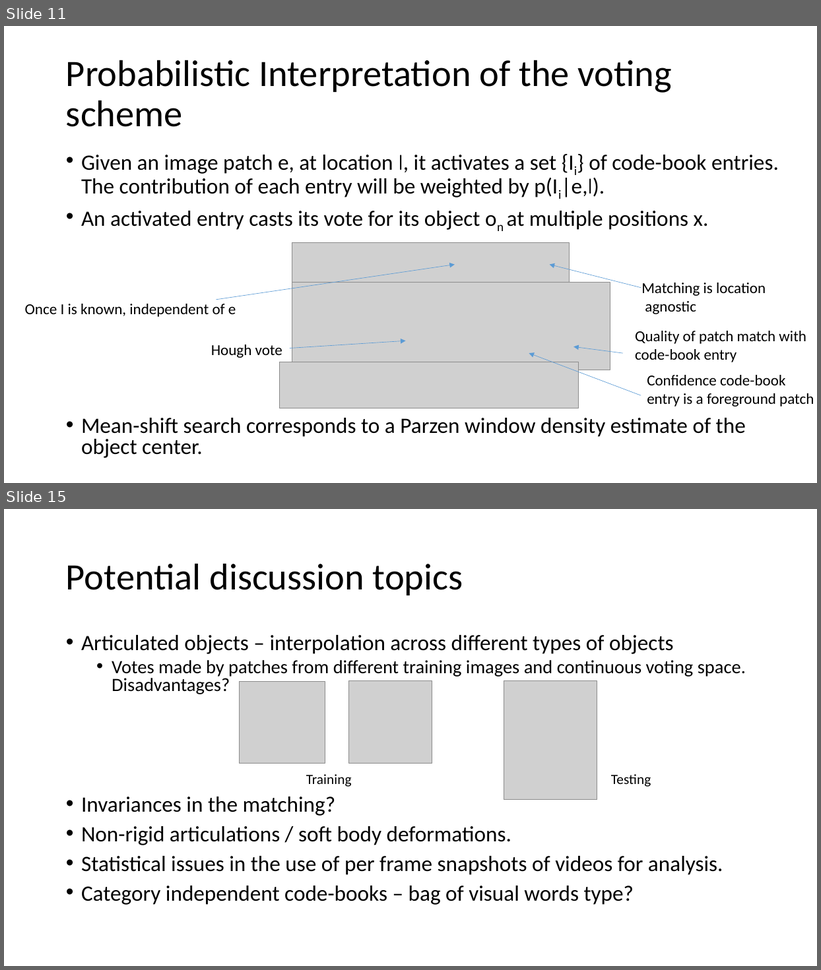
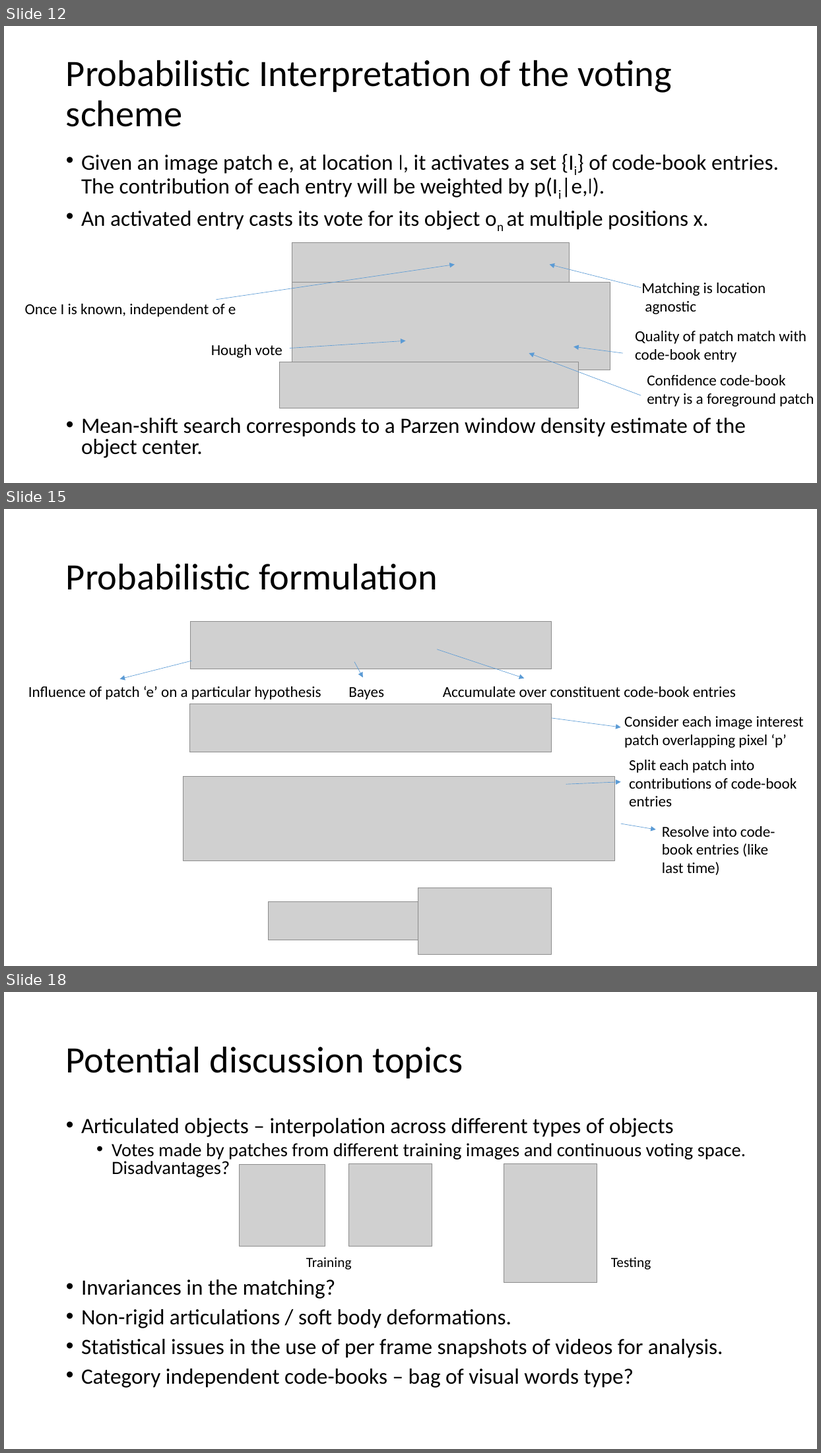
Before and after one commit to indivisibleatom/lectureNotes, a slide deck: sources/Leibe_Categorize_Segment.pptx. Shown one above the other, each under a label of ours: slides 11 and 15 before the commit, slides 12, 15 and 18 after it; the slides between them are not shown. The pictures are 821x970 and 821x1453 pixels, drawn with LibreOffice and Linux fonts; fonts in the diff are those of the drawing; grey boxes stand for pictures. Boxes give left, top, right and bottom in pixels: in the first picture for what was removed or moved away, otherwise in the second. Text is boxed around its words. In the diff, an @@ line names an element or a change of style, - is before the commit and + after.

```diff
--- a/sources/Leibe_Categorize_Segment.pptx
+++ b/sources/Leibe_Categorize_Segment.pptx
@@ slide 15 added at (4,509,817,966), background #FFFFFF @@
@@ title added at (66,563,437,590), 44 pt, text #000000 @@
+Probabilistic formulation
@@ picture added at (190,622,552,669) @@
@@ arrow added from (192, 661) to (120, 679), #5B9BD5 0.5 pt @@
@@ arrow added from (354, 662) to (363, 677), #5B9BD5 0.5 pt @@
@@ arrow added from (437, 650) to (524, 679), #5B9BD5 0.5 pt @@
@@ text added at (28,686,736,700), 18 pt, text #000000 @@
+Influence of patch ‘e’ on a particular hypothesis Bayes Accumulate over constituent code-book entries
@@ picture added at (189,704,552,752) @@
@@ arrow added from (552, 718) to (621, 727), #5B9BD5 0.5 pt @@
@@ text added at (624,716,804,748), 18 pt, text #000000 @@
+Consider each image interest
+patch overlapping pixel ‘p’
@@ text added at (629,760,797,807), 18 pt, text #000000 @@
+Split each patch into
+contributions of code-book
+entries
@@ picture added at (184,777,614,861) @@
@@ arrow added from (566, 785) to (621, 782), #5B9BD5 0.5 pt @@
@@ arrow added from (621, 824) to (656, 830), #5B9BD5 0.5 pt @@
@@ text added at (662,826,775,875), 18 pt, text #000000 @@
+Resolve into code-
+book entries (like
+last time)
@@ picture added at (268,902,418,940) @@
@@ picture added at (418,888,552,955) @@
@@ what was slide 11 is now slide 12 @@
@@ what was slide 15 is now slide 18 @@
```
Also in this commit, not shown: 4 slides changed, 2 other slides added, 1 other file.
